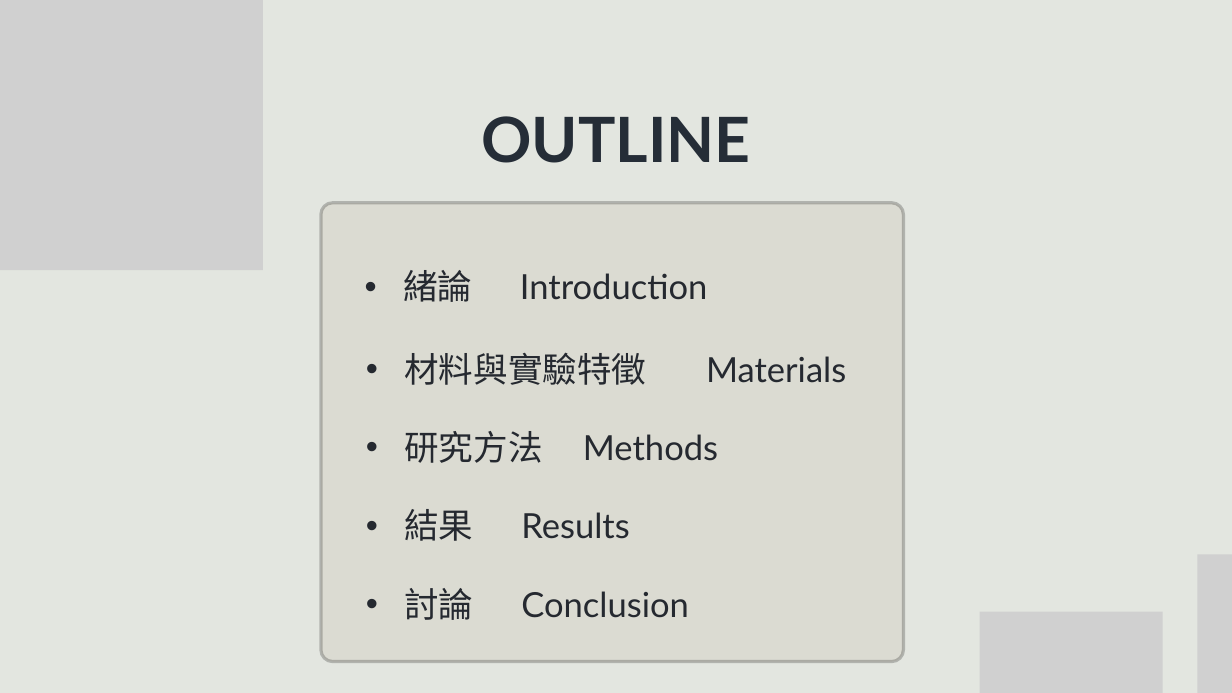
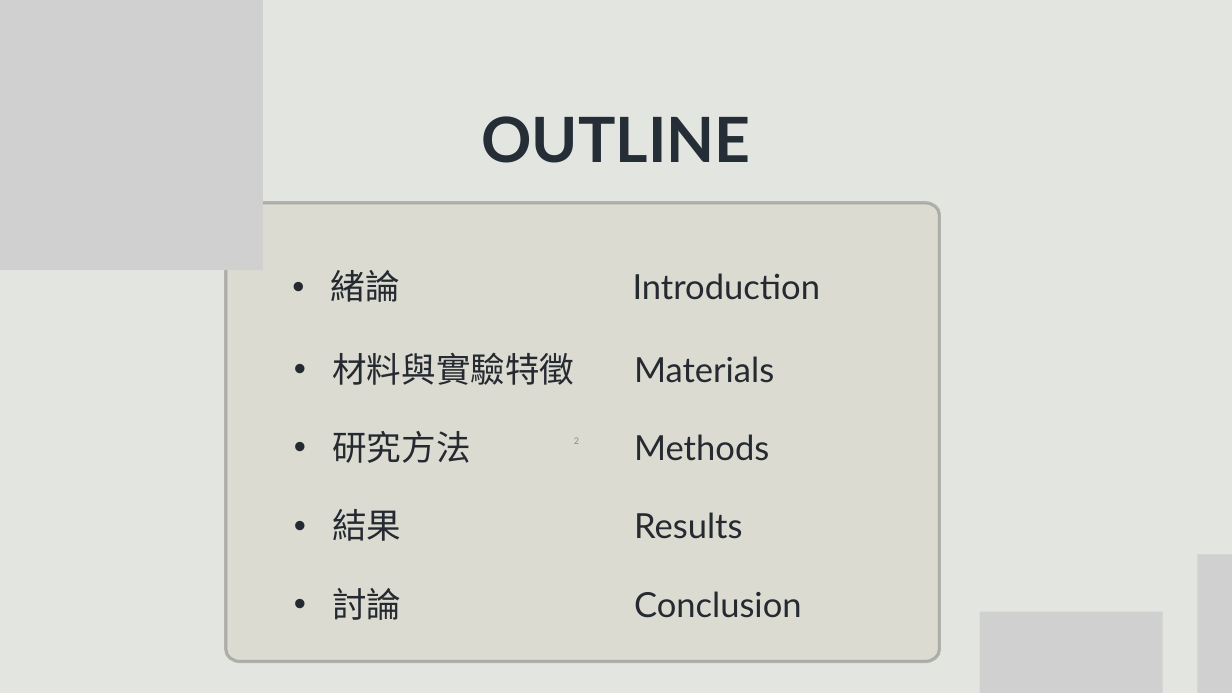
Before and after one commit to m11217045/PPG, a slide deck: slide 2 of 碩論/20250602論文ppt_卓宏旭.pptx. Drawn at 1232x693 pixels with LibreOffice and Linux fonts; fonts in the diff are those of the drawing; grey boxes stand for pictures. Boxes give left, top, right and bottom in pixels: in the first picture for what was removed or moved away, otherwise in the second. Text is boxed around its words. In the diff, an @@ line names an element or a change of style, - is before the commit and + after.

```diff
--- a/碩論/20250602論文ppt_卓宏旭.pptx
+++ b/碩論/20250602論文ppt_卓宏旭.pptx
@@ freeform shape: place and size @@
-freeform shape at <box>321,203,904,662</box>
+freeform shape at <box>226,203,939,662</box>
@@ text "緒論 Introduction" rewrapped from <box>403,270,708,302</box> to <box>331,270,821,302</box> @@
@@ text "材料與實驗特徵 Materials": place and size @@
-text "材料與實驗特徵 Materials" at <box>404,352,846,385</box>
+text "材料與實驗特徵 Materials" at <box>332,352,774,385</box>
@@ text "研究方法 Methods" rewrapped from <box>404,431,718,463</box> to <box>332,431,769,463</box> @@
@@ page number added at <box>574,437,579,444</box>, 12 pt, text #8C8C8C @@
+2
@@ text "結果 Results" rewrapped from <box>404,509,629,541</box> to <box>332,509,742,541</box> @@
@@ text "討論 Conclusion" rewrapped from <box>404,588,689,620</box> to <box>332,588,802,620</box> @@
```
Also in this commit, not shown: 50 other slides changed.
